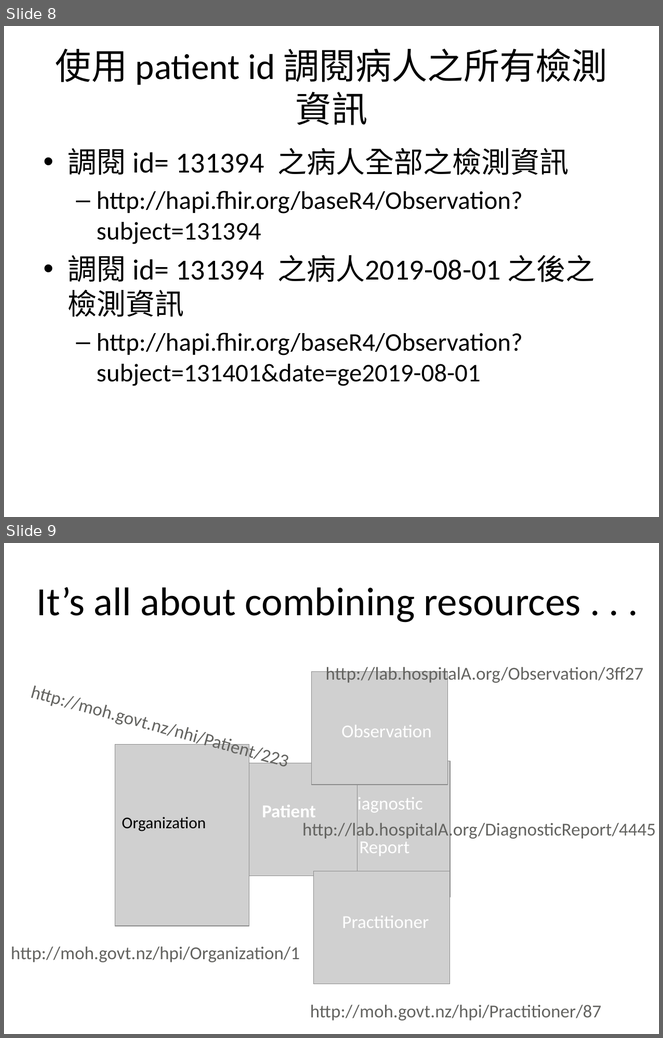
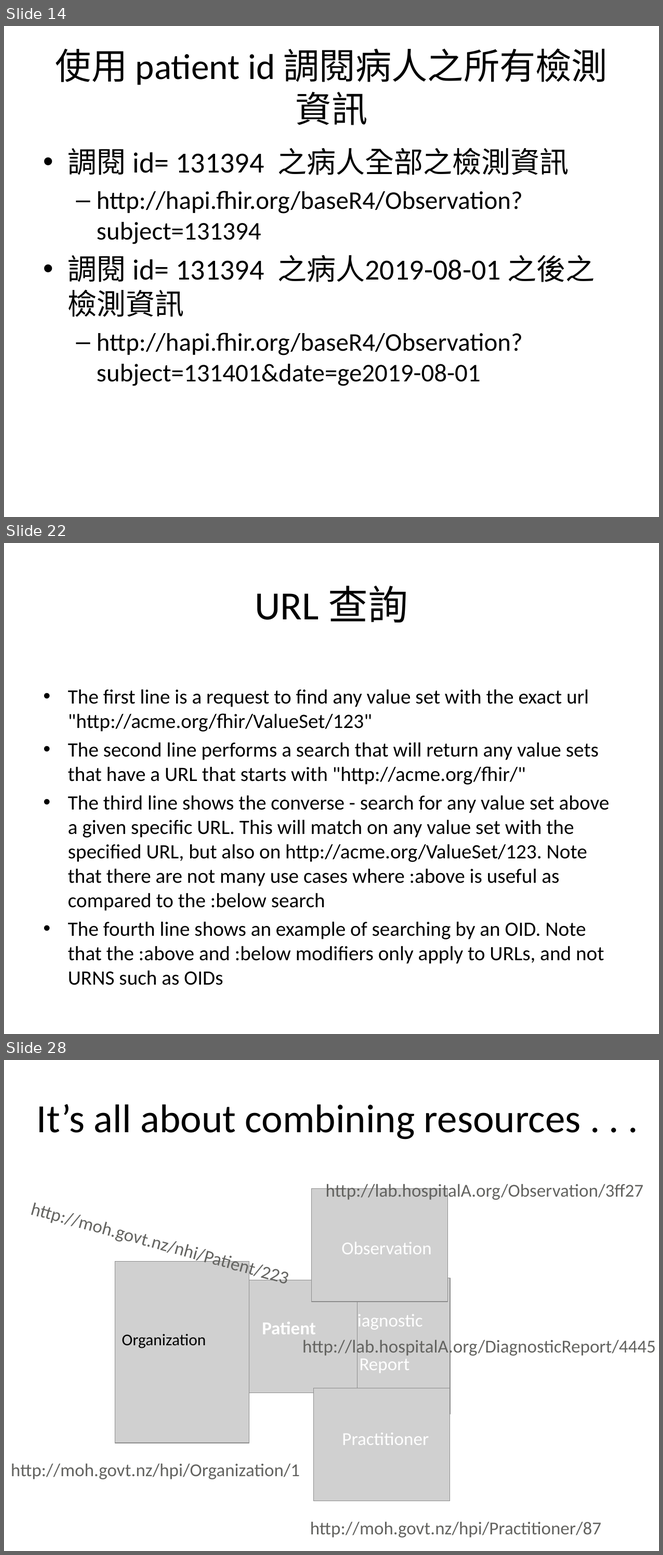
Before and after one commit to mos2718/FHIRspec, a slide deck: Spec/FHIR API.pptx. Shown one above the other, each under a label of ours: slides 8 and 9 before the commit, slides 14, 22 and 28 after it; the slides between them are not shown. The pictures are 663x1038 and 663x1555 pixels, drawn with LibreOffice and Linux fonts; fonts in the diff are those of the drawing; grey boxes stand for pictures. Boxes give left, top, right and bottom in pixels: in the first picture for what was removed or moved away, otherwise in the second. Text is boxed around its words. In the diff, an @@ line names an element or a change of style, - is before the commit and + after.

```diff
--- a/Spec/FHIR API.pptx
+++ b/Spec/FHIR API.pptx
@@ slide 22 added at [4, 543, 659, 1034], background #FFFFFF @@
@@ title added at [255, 586, 409, 623], 44 pt, text #000000 @@
+URL 查詢
@@ text added at [68, 689, 610, 986], 22.4 pt, text #000000 @@
+• The first line is a request to find any value set with the exact url "http://acme.org/fhir/ValueSet/123"
+• The second line performs a search that will return any value sets that have a URL that starts with "http://acme.org/fhir/"
+• The third line shows the converse - search for any value set above a given specific URL. This will match on any value set with the specified URL, but also on http://acme.org/ValueSet/123. Note that there are not many use cases where :above is useful as compared to the :below search
+• The fourth line shows an example of searching by an OID. Note that the :above and :below modifiers only apply to URLs, and not URNS such as OIDs
@@ what was slide 8 is now slide 14 @@
@@ what was slide 9 is now slide 28 @@
```
Also in this commit, not shown: 2 slides changed, 18 other slides added, 1 other file.
